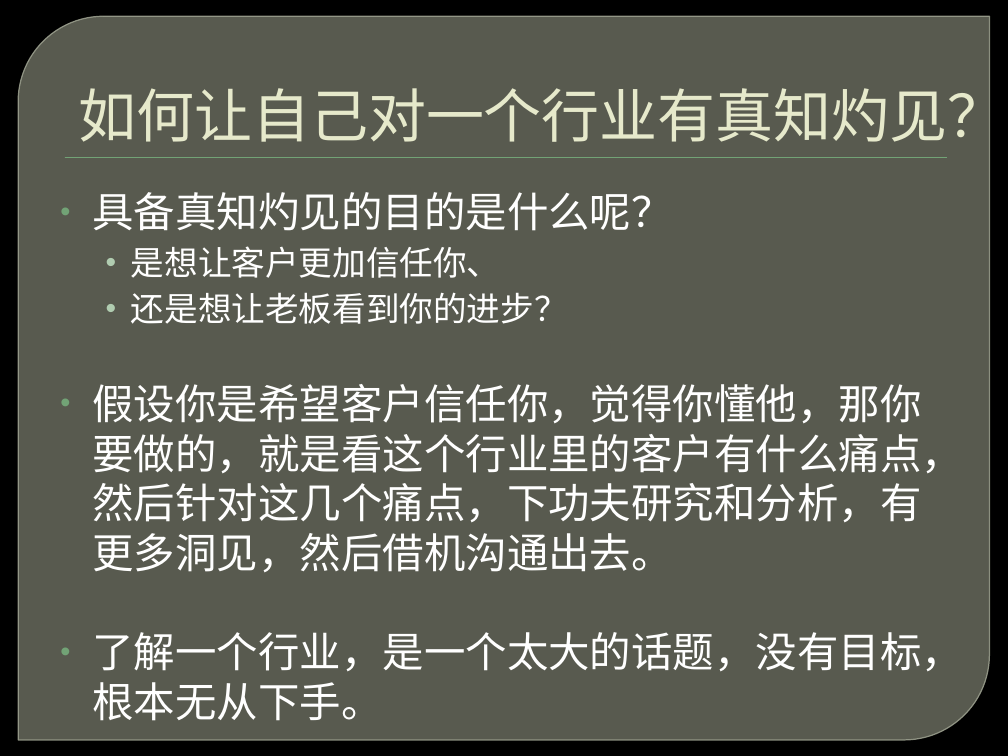
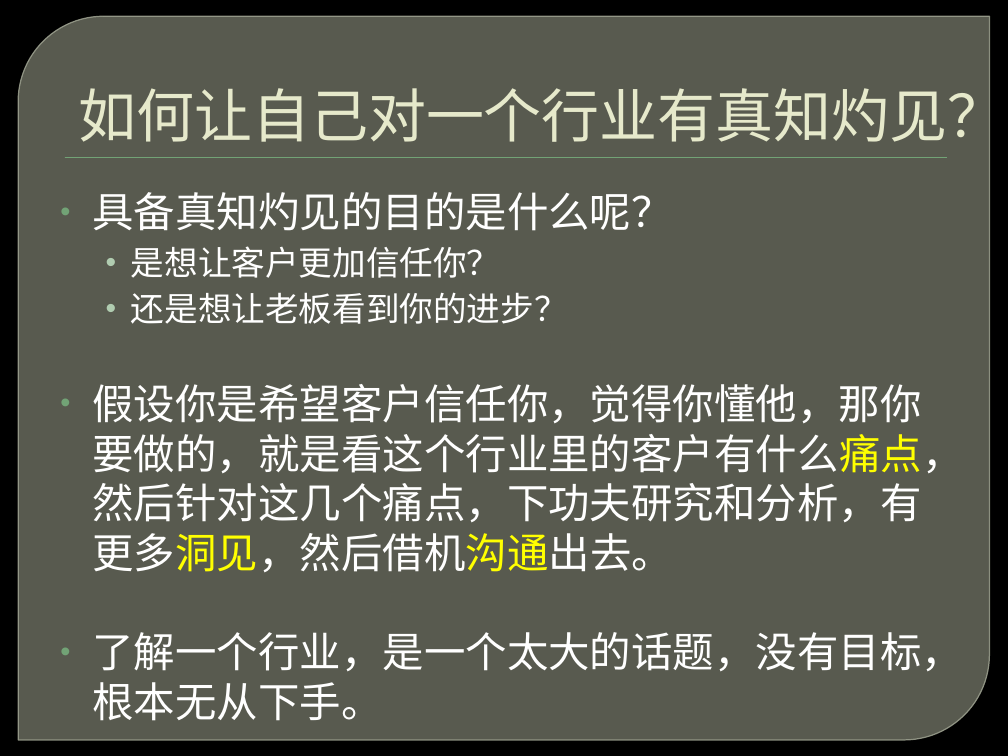
Before and after one commit to ghj1976/lecture, a slide deck: slide 7 of 工作方式/累死你的不是工作，而是工作方式.pptx. Drawn at 1008x756 pixels with LibreOffice and Linux fonts; fonts in the diff are those of the drawing; background and template pictures are left out. Boxes give left, top, right and bottom in pixels: in the first picture for what was removed or moved away, otherwise in the second. Text is boxed around its words. In the diff, an @@ line names an element or a change of style, - is before the commit and + after.

```diff
--- a/工作方式/累死你的不是工作，而是工作方式.pptx
+++ b/工作方式/累死你的不是工作，而是工作方式.pptx
@@ text at (131, 246, 501, 278): text changed @@
-  • 是想让客户更加信任你、
+  • 是想让客户更加信任你？
@@ text at (93, 384, 964, 572): text colour #FFFFFF to #FFFF00 in "假设你是希望客户信任你，觉得你懂他，那你要做的，就是看这个行业里的客户有什么痛点，然后针对这几个痛点，下功夫研究和分析， ..." @@
```
Also in this commit, not shown: 8 other slides changed, 12 slides added, 1 slide removed.
